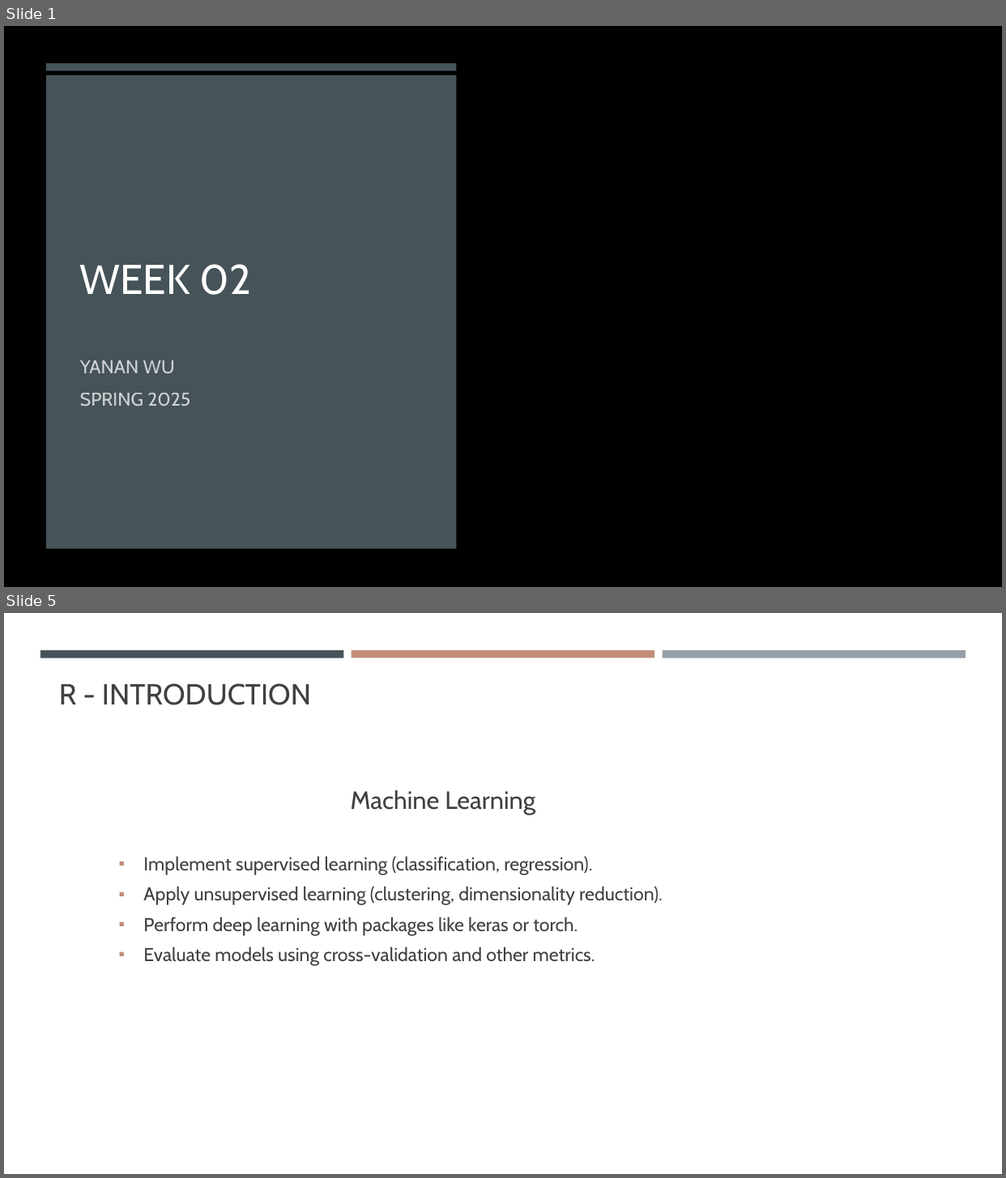
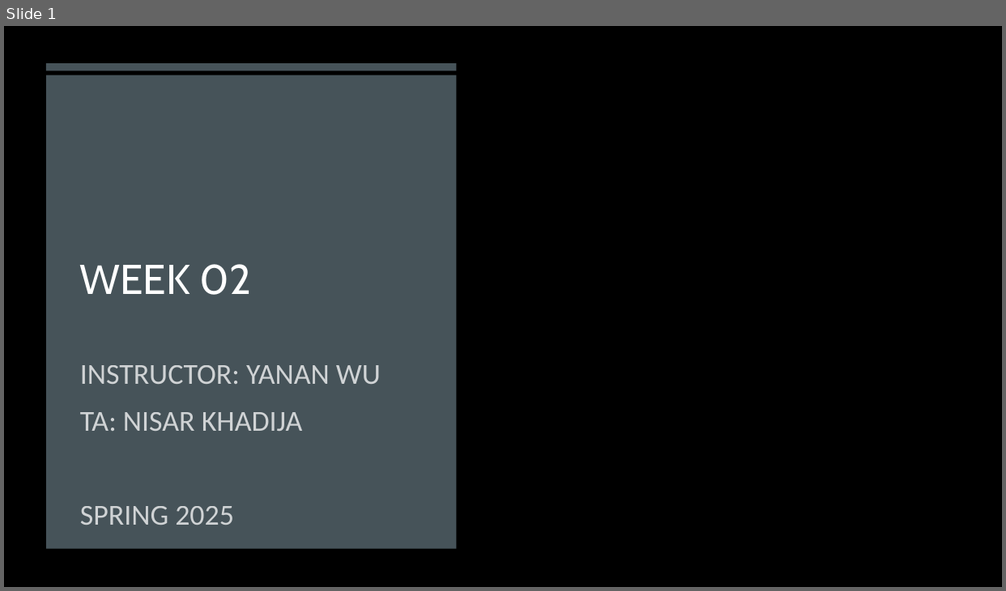
Before and after one commit to gisynw/geog-247, a slide deck: docs/Lectures/Week02/Week02_Intro.pptx. Shown one above the other, each under a label of ours: slides 1 and 5 before the commit, slide 1 after it; the slides between them are not shown. The pictures are 1006x1178 and 1006x591 pixels, drawn with LibreOffice and Linux fonts; fonts in the diff are those of the drawing; background and template pictures are left out. Boxes give left, top, right and bottom in pixels: in the first picture for what was removed or moved away, otherwise in the second. Text is boxed around its words. In the diff, an @@ line names an element or a change of style, - is before the commit and + after.

```diff
--- a/docs/Lectures/Week02/Week02_Intro.pptx
+++ b/docs/Lectures/Week02/Week02_Intro.pptx
@@ slide 5 removed at (4,613,1002,1174), background #FFFFFF @@
@@ rectangle removed at (40,650,344,658) @@
@@ rectangle removed at (351,650,654,658) @@
@@ rectangle removed at (662,650,965,658) @@
@@ title removed at (59,683,311,705) @@
-R - INTRODUCTION
@@ text removed at (143,790,663,966) @@
-Machine Learning
-▪ Implement supervised learning (classification, regression).
-▪ Apply unsupervised learning (clustering, dimensionality reduction).
-▪ Perform deep learning with packages like keras or torch.
-▪ Evaluate models using cross-validation and other metrics.
@@ slide 1 changed as well @@
@@ subtitle at (80,365,381,431): text changed; size 18 to 28 pt; font Cabin to Calibri @@
-YANAN WU
+INSTRUCTOR: YANAN WU
+TA: NISAR KHADIJA
@@ subtitle at (80,506,234,525): size 18 to 28 pt, font Cabin to Calibri in "SPRING 2025"; more space between paragraphs @@
```
Also in this commit, not shown: 4 other slides removed, 5 other files.
